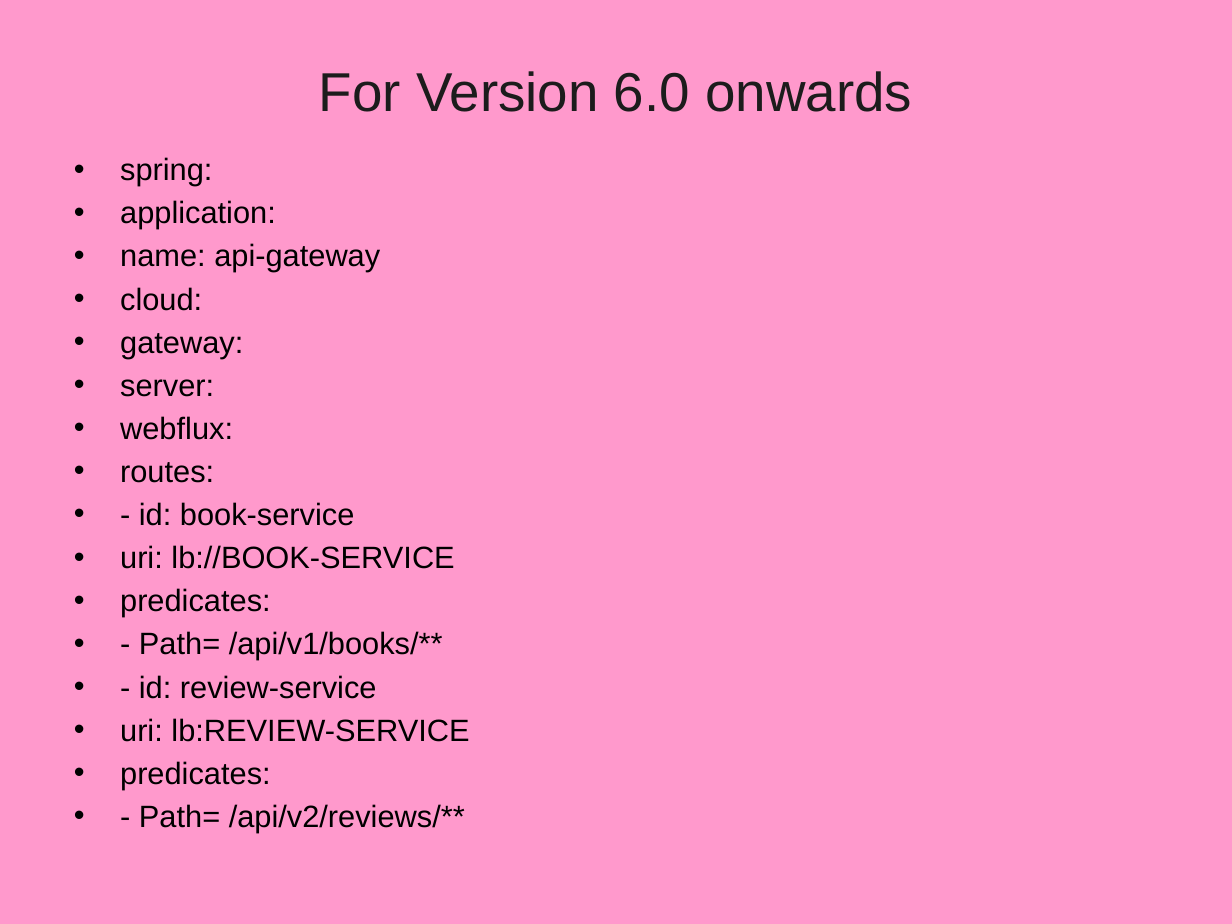
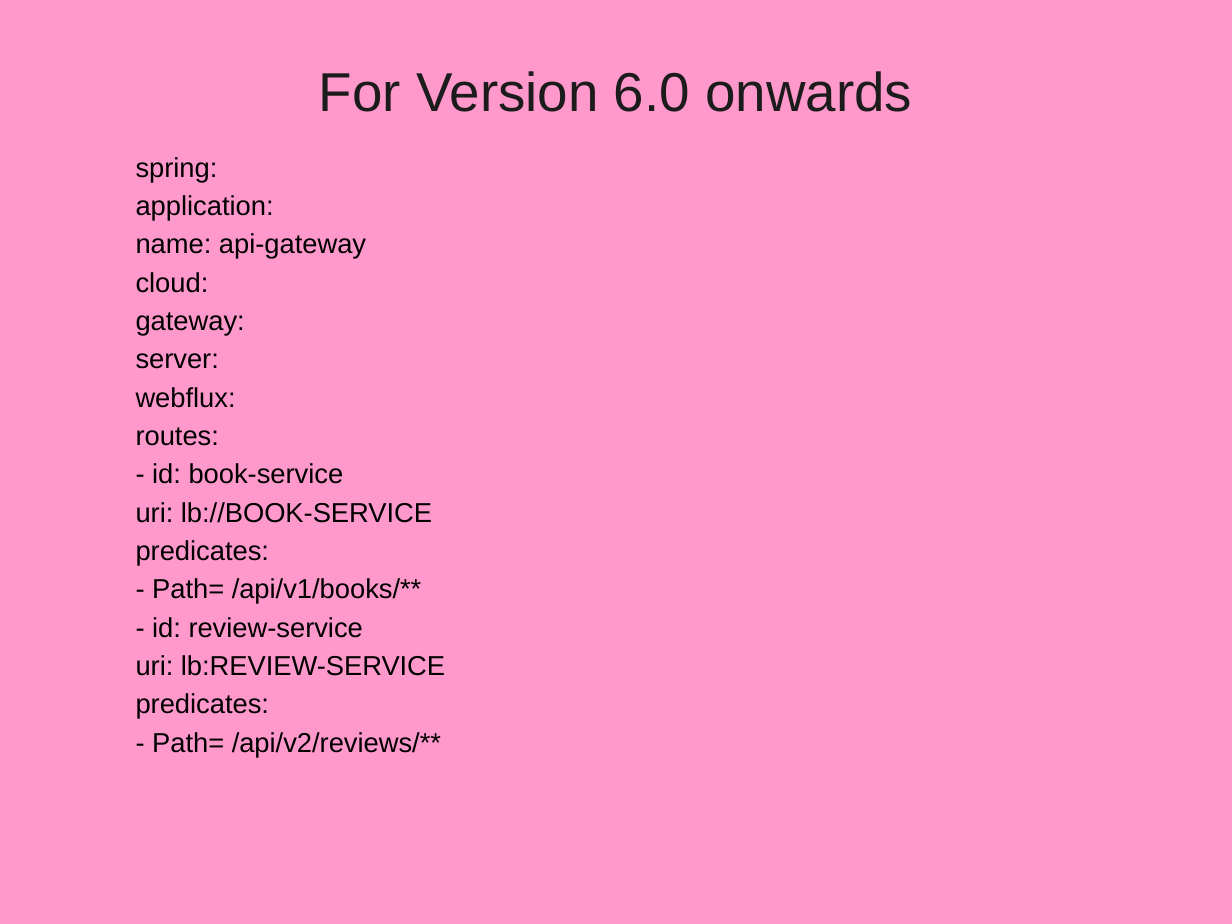
Before and after one commit to vatsanTraining/training_oct_2025, a slide deck: slide 91 of MicroService_Module2_Bajaj.pptx (slide 88 before the commit). Drawn at 1232x924 pixels with LibreOffice and Linux fonts; fonts in the diff are those of the drawing; background and template pictures are left out. Boxes give left, top, right and bottom in pixels: in the first picture for what was removed or moved away, otherwise in the second. Text is boxed around its words. In the diff, an @@ line names an element or a change of style, - is before the commit and + after.

```diff
--- a/MicroService_Module2_Bajaj.pptx
+++ b/MicroService_Module2_Bajaj.pptx
@@ text "spring:" at <box>136,157,445,757</box>: size 18 to 16 pt; bullet • to none; list level 1 to 2 in "spring:"; list level 1 to 2 in "application:"; list level 1 to 2 in "name: api-gateway"; list level 1 to 2 in "cloud:"; list level 1 to 2 in "gateway:"; list level 1 to 2 in "server:"; list level 1 to 2 in "webflux:"; list level 1 to 2 in "routes:"; list level 1 to 2 in "- id: book-service"; list level 1 to 2 in "uri: lb://BOOK-SERVICE"; list level 1 to 2 in "predicates:"; list level 1 to 2 in "- Path= /api/v1/books/**"; list level 1 to 2 in "- id: review-service"; list level 1 to 2 in "uri: lb:REVIEW-SERVICE"; list level 1 to 2 in "- Path= /api/v2/reviews/**" @@
```
Also in this commit, not shown: 5 other slides changed, 2 slides removed, 1 other file.
